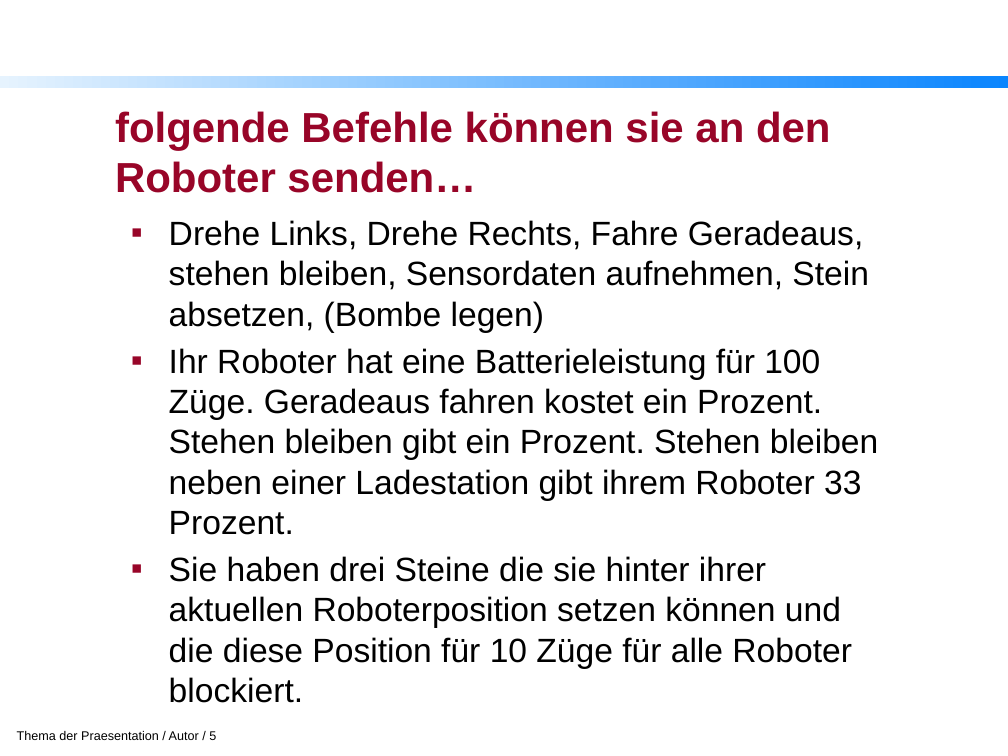
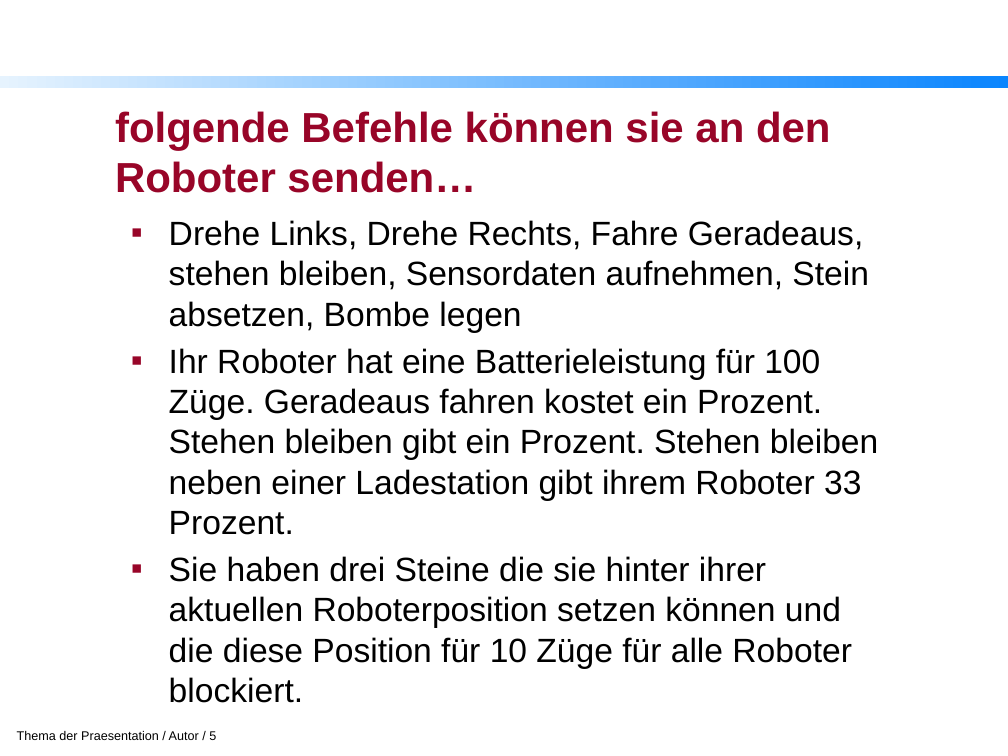
Before and after one commit to ketos/python_rob, a slide deck: slide 5 of doc/presentation.pptx. Drawn at 1008x756 pixels with LibreOffice and Linux fonts; fonts in the diff are those of the drawing; background and template pictures are left out. Boxes give left, top, right and bottom in pixels: in the first picture for what was removed or moved away, otherwise in the second. Text is boxed around its words. In the diff, an @@ line names an element or a change of style, - is before the commit and + after.

```diff
--- a/doc/presentation.pptx
+++ b/doc/presentation.pptx
@@ text at box(169, 220, 869, 333): text changed @@
-▪ Drehe Links, Drehe Rechts, Fahre Geradeaus, stehen bleiben, Sensordaten aufnehmen, Stein absetzen, (Bombe legen)
+▪ Drehe Links, Drehe Rechts, Fahre Geradeaus, stehen bleiben, Sensordaten aufnehmen, Stein absetzen, Bombe legen
```
Also in this commit, not shown: 3 other slides changed, 1 other file.
